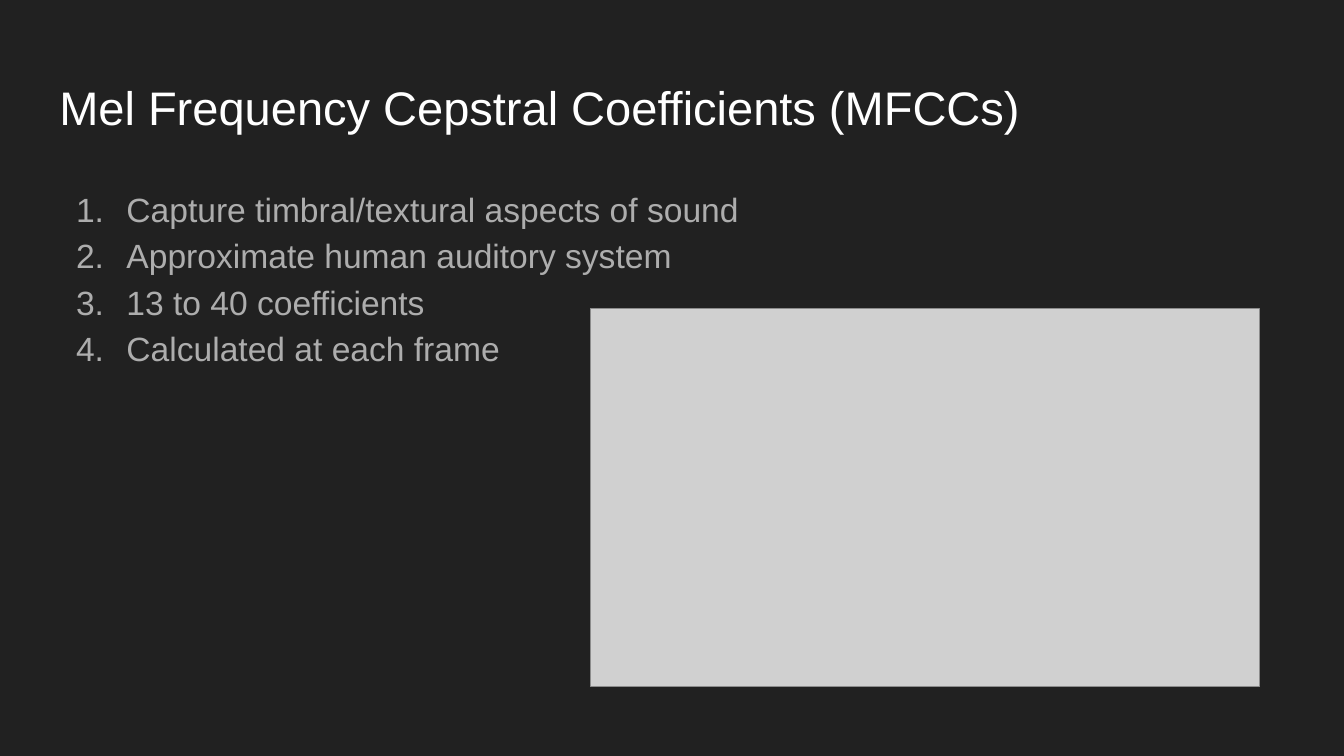
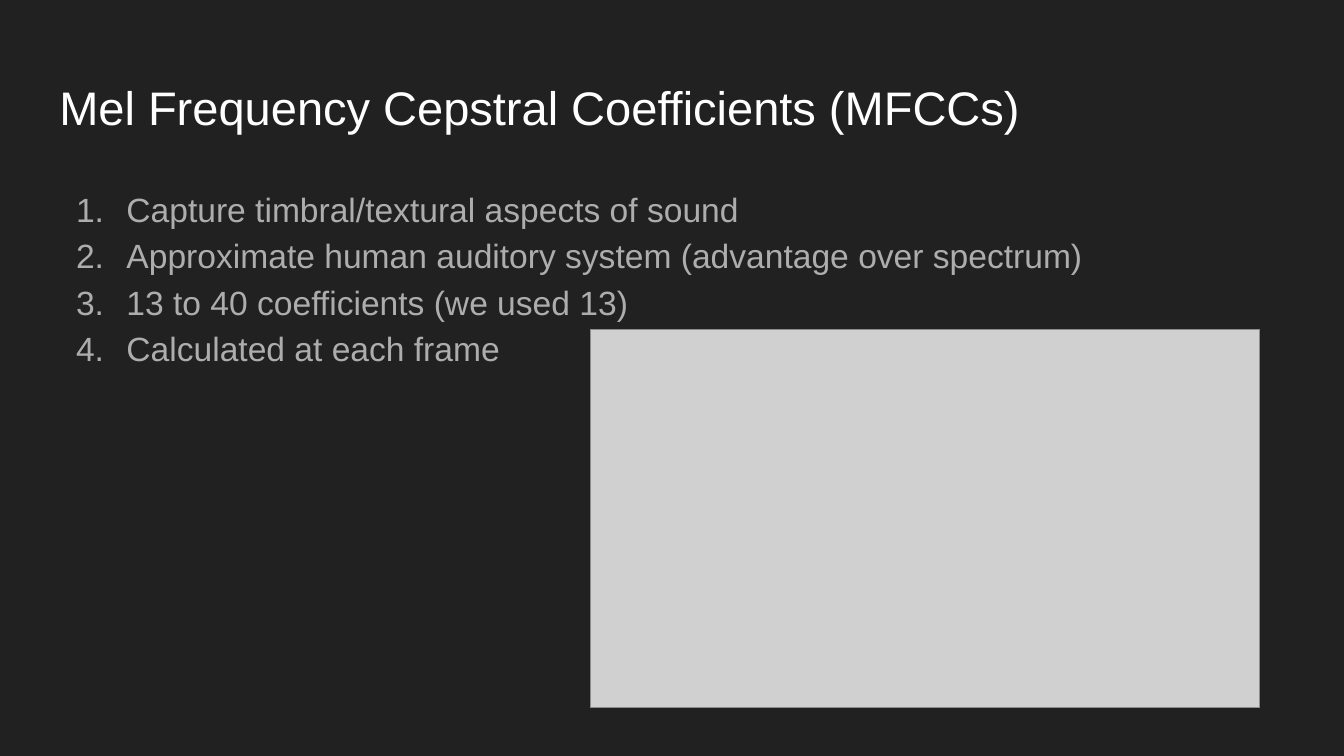
Before and after one commit to CathyGuang/Music-Genre-Identification, a slide deck: slide 3 of presentation.pptx. Drawn at 1344x756 pixels with LibreOffice and Linux fonts; fonts in the diff are those of the drawing; grey boxes stand for pictures. Boxes give left, top, right and bottom in pixels: in the first picture for what was removed or moved away, otherwise in the second. Text is boxed around its words. In the diff, an @@ line names an element or a change of style, - is before the commit and + after.

Commit message:
modified presentation

```diff
--- a/presentation.pptx
+++ b/presentation.pptx
@@ text at bbox=[126, 243, 1082, 321]: text changed @@
-2. Approximate human auditory system
-3. 13 to 40 coefficients
+2. Approximate human auditory system (advantage over spectrum)
+3. 13 to 40 coefficients (we used 13)
@@ picture: place and size @@
-picture at bbox=[590, 309, 1259, 687]
+picture at bbox=[590, 329, 1259, 707]
```
Also in this commit, not shown: 1 other slide changed, 1 other file.
